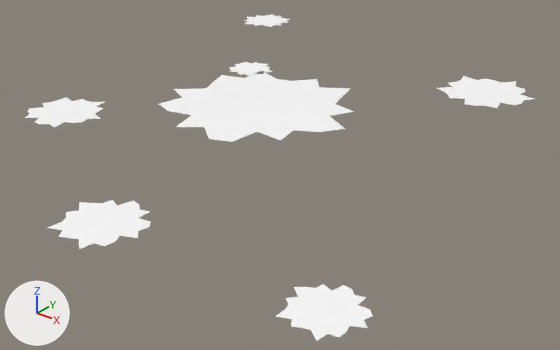
One commit to the glTF model crates/client/assets/models/proving/range_decal.glb: the scene before it, then after it.
Before and after are seen from a 50 mm camera at (35.3, -41.6, 20.5) aimed at (3.3, -1.6, -4.3). Every picture has the same lights, and +X, +Y and +Z are marked at lower left. The picture after the commit comes second.

Names of what the first picture shows: 'decal'.
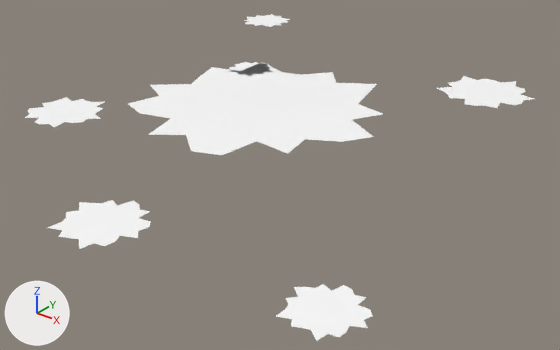
What changed in the scene script:
```text
Change me_decal:
    where me_decal.from_pydata(...)  # 987 vertices, 1764 faces; spans x -17.6..21.2, y -21.6..21.4, z 0.0
    used by ob_decal; location = (0.0, 0.0, 0.0)
    me_decal part 1: the loose piece of 141 vertices spanning x -7.3..7.7, y -7.2..7.3, z 0.0 is scaled about the mesh origin by (1.3, 1.3, 1)
```

Changed parts and their boxes [x1, y1, x2, y2] in the pictures (560 x 350 px; the box of a moved part takes in the faces that stretch with it):
part 1 of me_decal, moved or reshaped
    before: [159, 71, 354, 142]
    after: [128, 62, 383, 155]
